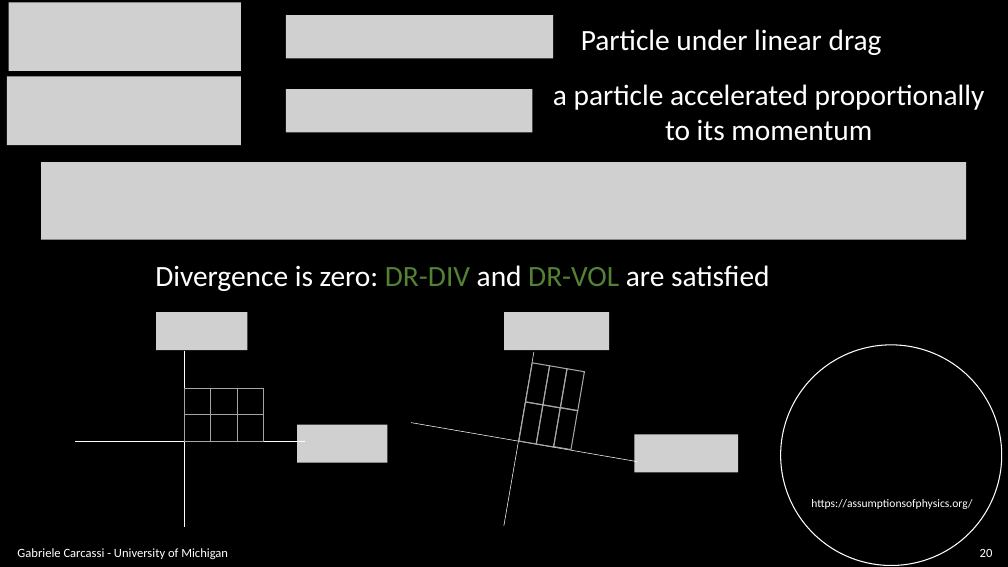
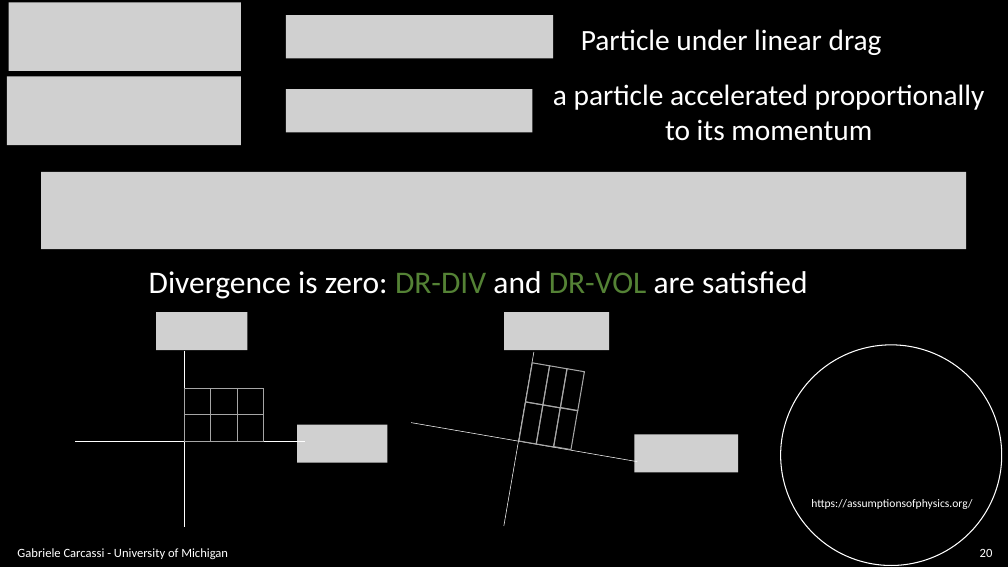
Before and after one commit to assumptionsofphysics/slides, a slide deck: slide 20 of BookCompanions-v2/RP-Class-4.pptx. Drawn at 1008x567 pixels with LibreOffice and Linux fonts; fonts in the diff are those of the drawing; grey boxes stand for pictures; background and template pictures are left out. Boxes give left, top, right and bottom in pixels: in the first picture for what was removed or moved away, otherwise in the second. Text is boxed around its words. In the diff, an @@ line names an element or a change of style, - is before the commit and + after.

```diff
--- a/BookCompanions-v2/RP-Class-4.pptx
+++ b/BookCompanions-v2/RP-Class-4.pptx
@@ picture: place and size @@
-picture at (42, 163, 967, 240)
+picture at (42, 172, 967, 249)
@@ text "Divergence is zero: DR-DIV and ..." at (149, 271, 808, 299): size 28 to 30 pt @@
```
Also in this commit, not shown: 15 other slides changed, 3 slides removed, 1 other file.
